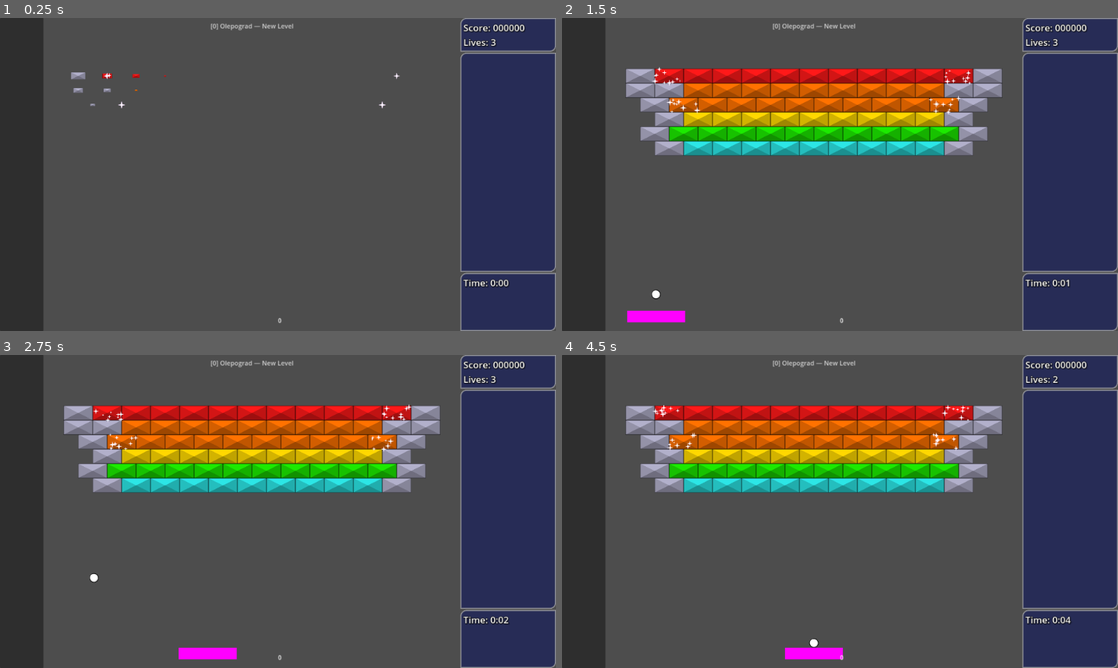
Above: before the commit, frames 1-4 (two rows, left to right).
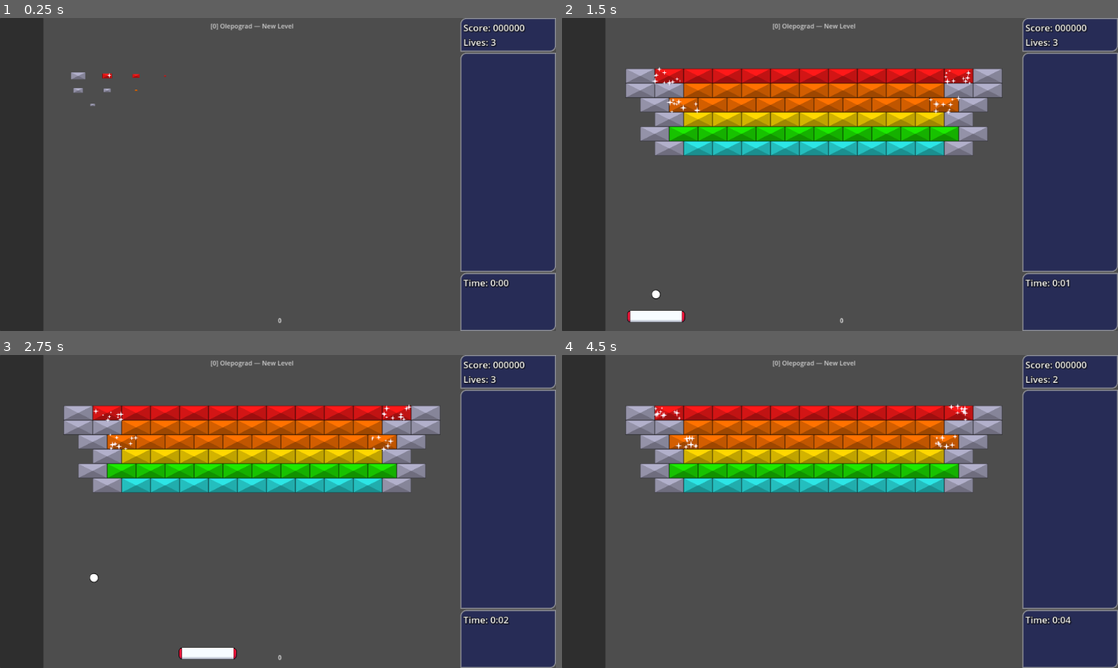
Above: after the commit, the same moments.

Repository: O-39889/brickout
Game: Godot game, scene res://scenes/levels_new/main_level_template.tscn
Two runs of this game, one before a commit and one after it. Both use one fixed random seed, a clock stepped at 60 frames per second and the inputs below. The engine's default icon, where the game draws it, is replaced by a stand-in: a white triangle on a blue panel in a dark square.
Inputs (mouse positions are in pixels of both pictures, inside the frame that each line leads up to):
- Up to frame 1 (0.25 s): no input
- Up to frame 2 (1.5 s): move the mouse to (867, 174) at 0.52 s; click (867, 174) at 0.67 s; move the mouse to (812, 174) at 1.27 s; click (812, 174) at 1.42 s
- Up to frame 3 (2.75 s): move the mouse to (289, 505) at 2.02 s; click (289, 505) at 2.17 s
- Up to frame 4 (4.5 s): move the mouse to (834, 517) at 2.77 s; click (834, 517) at 2.92 s; move the mouse to (878, 514) at 3.52 s; click (878, 514) at 3.67 s; tap F1 (debug_1) at 4.15 s; move the mouse to (795, 508) at 4.27 s; click (795, 508) at 4.42 s

The runs differ from the first frame. In frame 1, less than 0.1% of the frame differs, in the area x 18-72%, y 17-29%; in frame 2, 0.4%; in frame 3, 0.4%; in frame 4, 0.8%, in the area x 16-74%, y 15-98%.

Commit message:
Also make the fade handle brick particles
Had to hardcode those in though but whatever

Also added the paddle placeholder sprite (9-patch)

Also that custom fade parameter class ended up being useless lmao because I had to hardcode the brick particles in anyway

Diff:
--- a/scenes/Paddle.tscn
+++ b/scenes/Paddle.tscn
@@ -1,7 +1,8 @@
-[gd_scene load_steps=5 format=3 uid="uid://vmrccf7ghuu3"]
+[gd_scene load_steps=6 format=3 uid="uid://vmrccf7ghuu3"]
 
 [ext_resource type="Script" path="res://scripts/Paddle.gd" id="1_bkcyp"]
 [ext_resource type="Shape2D" uid="uid://uqmgpf1suy2l" path="res://resources/paddle_collision_shape.tres" id="2_ap7b8"]
+[ext_resource type="Texture2D" uid="uid://dv7isec2ierp5" path="res://assets/paddle-9-patch-placeholder.png" id="3_2rkat"]
 
 [sub_resource type="PlaceholderTexture2D" id="PlaceholderTexture2D_j1pfi"]
 size = Vector2(20, 20)
@@ -17,8 +18,20 @@
 shape = ExtResource("2_ap7b8")
 one_way_collision = true
 
+[node name="NinePatchRect" type="NinePatchRect" parent="."]
+unique_name_in_owner = true
+offset_right = 134.0
+offset_bottom = 40.0
+texture = ExtResource("3_2rkat")
+region_rect = Rect2(0, 0, 33, 40)
+patch_margin_left = 12
+patch_margin_top = 20
+patch_margin_right = 12
+patch_margin_bottom = 20
+
 [node name="Sprite2D" type="Sprite2D" parent="." groups=["fadeable"]]
 unique_name_in_owner = true
+visible = false
 texture = SubResource("PlaceholderTexture2D_j1pfi")
 
 [node name="Area2D" type="StaticBody2D" parent="."]
--- a/scenes/levels_new/main_level_gameplay.tscn
+++ b/scenes/levels_new/main_level_gameplay.tscn
@@ -221,7 +221,7 @@
 position = Vector2(320, 250)
 color = 4
 
-[node name="Brick44" parent="BrickComponent" instance=ExtResource("5_arx0l")]
+[node name="TestBrick" parent="BrickComponent" instance=ExtResource("5_arx0l")]
 position = Vector2(270, 300)
 is_shimmering = true
 color = 4
--- a/scripts/Paddle.gd
+++ b/scripts/Paddle.gd
@@ -118,9 +118,22 @@
 var width_idx := PaddleSize.PADDLE_SIZE_NORMAL;
 var width : float = PADDLE_SIZES[width_idx];
 
+var size_callable : Callable = (func():
+	%NinePatchRect.pivot_offset = %NinePatchRect.size / 2;
+	%NinePatchRect.scale = sprite.scale;
+	)
+
 
 func _ready():
-	EventBus.fade_start_finished.connect(func(): accept_input = true);
+	EventBus.fade_start_started.connect(func():
+		%NinePatchRect.scale = Vector2(0, 0);
+		get_tree().process_frame.connect(size_callable);
+		);
+	EventBus.fade_start_finished.connect(func():
+		accept_input = true;
+		get_tree().process_frame.disconnect(size_callable);
+		);
+
 	ball_manual_timer.wait_time = BALL_RELEASE_COOLDOWN_MAX;
 	ball_auto_timer.wait_time = BALL_AUTO_RELEASE_INTERVAL;
 	assert(level != null, 'Level node not defined');
@@ -133,6 +146,10 @@
 	# NOTICE: PLACEHOLDER ONLY
 	sprite.texture.size.x = width;
 	sprite.texture.size.y = PADDLE_HEIGHT;
+	%NinePatchRect.size.x = width;
+	%NinePatchRect.size.y = PADDLE_HEIGHT;
+	%NinePatchRect.position.x = -width / 2;
+	%NinePatchRect.position.y = -PADDLE_HEIGHT / 2;
 
 	# it will always spawn with a ball, just for convenience
 	var b : Ball = load("res://scenes/Ball.tscn").instantiate();
@@ -159,6 +176,8 @@
 	hitbox.size.x = width;
 	# NOTICE: PLACEHOLDER ONLY
 	sprite.texture.size.x = width;
+	%NinePatchRect.size.x = width;
+	%NinePatchRect.position.x = -width / 2;
 
 
 func enlarge():
--- a/scripts/RegularBrick.gd
+++ b/scripts/RegularBrick.gd
@@ -76,6 +76,11 @@
 				else:
 					armor_sprite.queue_redraw();
 
+# dayum that all was for nothin' lmao bc it should be on the object getting tweened lol
+# oh well
+# I'll just hardcode those in the level then ffs
+#var start_fade_parameters : Array[CustomFadeParameter];
+#var end_fade_parameters : Array[CustomFadeParameter];
 
 @onready var initial_durability : int = get_durability(color);
 @onready var durability : int = initial_durability;
@@ -145,6 +150,7 @@
 			particles = null;
 		else:
 			particles.amount = 10;
+
 		if is_reinforced:
 			armor_sprite.queue_redraw();
 		else:
--- /dev/null
+++ b/scripts/classes/custom_fade_parameter.gd
@@ -0,0 +1,29 @@
+class_name CustomFadeParameter extends RefCounted;
+
+
+const DEFAULT_FADE_DURATION := 0.2;
+
+
+var object: Object;
+var property : NodePath;
+var initial_value : Variant;
+var final_value : Variant;
+var duration : float = DEFAULT_FADE_DURATION;
+
+
+static func start(_obj: Object, _property: NodePath, _initial: Variant, _duration: float = DEFAULT_FADE_DURATION) -> CustomFadeParameter:
+	var param := CustomFadeParameter.new();
+	param.object = _obj;
+	param.property = _property;
+	param.initial_value = _initial;
+	param.duration = _duration;
+	return param;
+
+
+static func finish(_obj: Object, _property: NodePath, _final: Variant, _duration: float = DEFAULT_FADE_DURATION) -> CustomFadeParameter:
+	var param := CustomFadeParameter.new();
+	param.object = _obj;
+	param.property = _property;
+	param.final_value = _final;
+	param.duration = _duration;
+	return param;
--- a/scripts/main_level.gd
+++ b/scripts/main_level.gd
@@ -205,6 +205,8 @@
 		if event.is_action_pressed("debug_restart"):
 			get_tree().reload_current_scene();
 		if event.is_action_pressed("debug_1"):
+			Engine.time_scale = 1.0 if not is_equal_approx(Engine.time_scale, 1.0) else 0.05;
+			return;
 			finish();
 			return
 			powerup_component._request_powerup('finish_level',
@@ -221,5 +223,3 @@
 		if event.is_action_pressed("debug_5"):
 			powerup_component._request_powerup('paddle_freeze',
 				paddle.position - Vector2(0, 69))
-		if event.is_action_pressed('debug_8'):
-			Engine.time_scale = 1.0 if not is_equal_approx(Engine.time_scale, 1.0) else 0.02;
--- a/scripts/main_level_template.gd
+++ b/scripts/main_level_template.gd
@@ -9,7 +9,7 @@
 # width / height ratio for fadeables
 const FADE_RATIO := 2.0;
 const FADE_MULT := 1.0 / 3333.333333333;
-const FADE_DURATION := 0.2;
+const FADE_DURATION := CustomFadeParameter.DEFAULT_FADE_DURATION;
 
 
 var display_score : int = GameProgression.score:
@@ -52,7 +52,6 @@
 	EventBus.lives_changed.connect(update_lives_counter);
 	EventBus.powerup_collected.connect(_on_powerup_collected);
 	EventBus.barrier_hit.connect(barrier_indicator.hide);
-	EventBus.fade_start_finished.connect(get_window().set_title.bind("AMOBO"));
 
 	fade_in();
 	update_score_counter();
@@ -65,6 +64,8 @@
 	for fadeable : Node2D in get_tree().get_nodes_in_group(&'fadeable'):
 		var initial_scale : Vector2 = fadeable.scale;
 		fadeable.scale = Vector2(0, 0);
+		if fadeable is GPUParticles2D and fadeable.get_parent() is Brick:
+			fadeable.amount_ratio = 0.0;
 		var fade_delay := (fadeable.global_position.x +
 		fadeable.global_position.y * FADE_RATIO) * FADE_MULT;
 		max_fade_delay = maxf(max_fade_delay, fade_delay) if max_fade_delay != 0.0 else fade_delay;
@@ -76,6 +77,10 @@
 			tween.set_pause_mode(Tween.TWEEN_PAUSE_PROCESS);
 			tween.tween_property(to_fade, 'scale',
 				initial_scale, FADE_DURATION);
+			if to_fade is GPUParticles2D and to_fade.get_parent() is Brick:
+				tween.tween_property(to_fade, 'amount_ratio',
+				1.0, FADE_DURATION
+				);
 			).bind(fadeable));
 	get_tree().create_timer(max_fade_delay + FADE_DURATION)\
 	.timeout.connect(EventBus.fade_start_finished.emit);
Binary file added: assets/paddle-9-patch-placeholder.png
Not shown, added: assets/paddle-9-patch-placeholder.png.import
